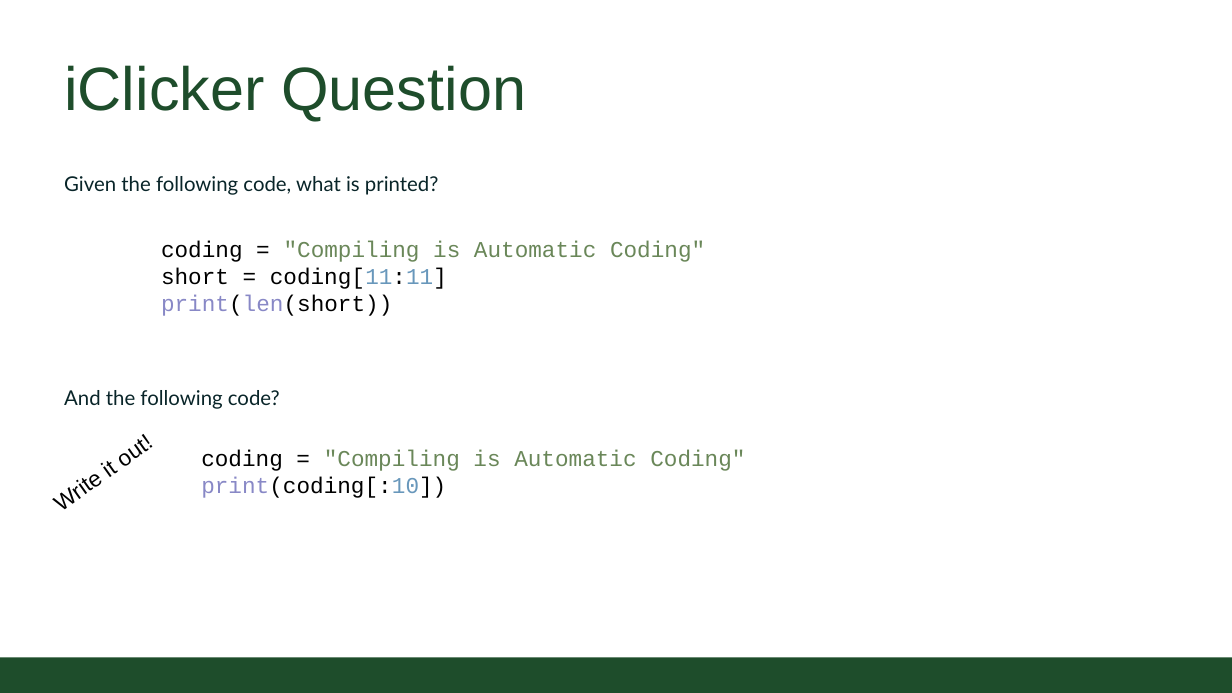
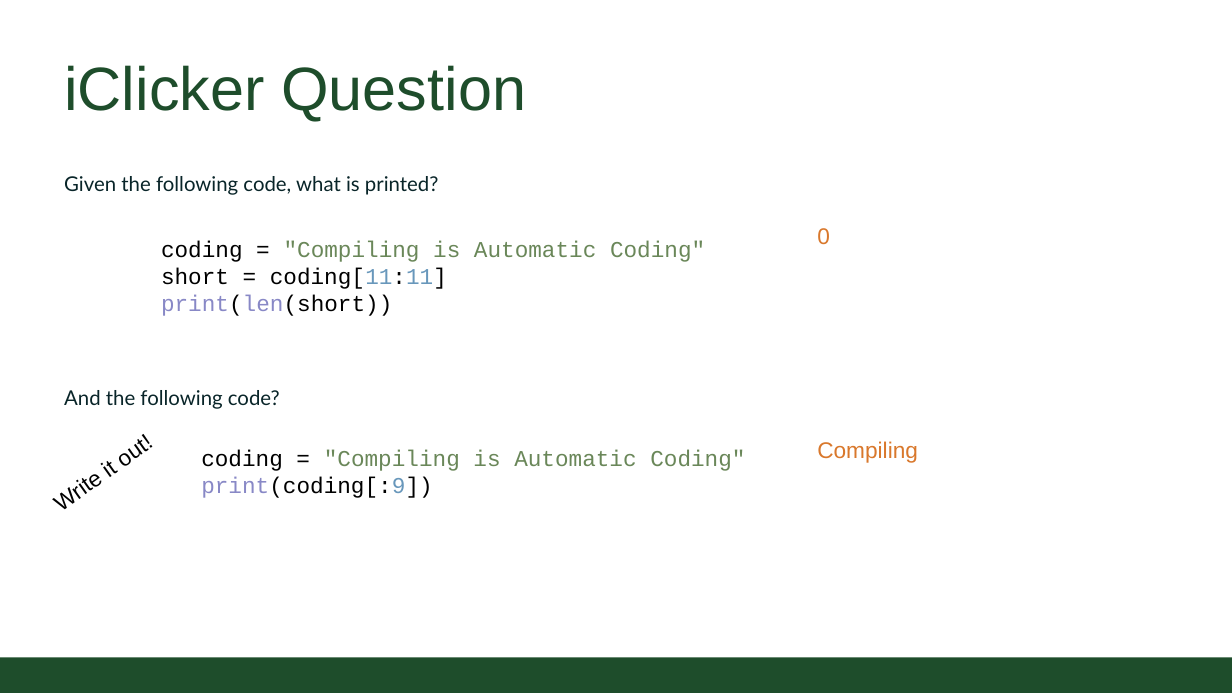
Before and after one commit to CSU-CS150B/handouts, a slide deck: slide 8 of Slides/On-Campus/02_02-StringsAndAmazingGrace.pptx (slide 6 before the commit). Drawn at 1232x693 pixels with LibreOffice and Linux fonts; fonts in the diff are those of the drawing; background and template pictures are left out. Boxes give left, top, right and bottom in pixels: in the first picture for what was removed or moved away, otherwise in the second. Text is boxed around its words. In the diff, an @@ line names an element or a change of style, - is before the commit and + after.

Commit message:
updates for lecture

```diff
--- a/Slides/On-Campus/02_02-StringsAndAmazingGrace.pptx
+++ b/Slides/On-Campus/02_02-StringsAndAmazingGrace.pptx
@@ text added at bbox=[817, 228, 830, 245], 20 pt, text #D9782C @@
+0
@@ text added at bbox=[817, 441, 918, 463], 20 pt, text #D9782C @@
+Compiling
@@ text at bbox=[201, 450, 745, 498]: text changed @@
-coding = "Compiling is Automatic Coding"
-print(coding[:10])
+coding = "Compiling is Automatic Coding"
+print(coding[:9])
```
Also in this commit, not shown: 2 other slides changed, 2 slides added, 1 slide removed.
